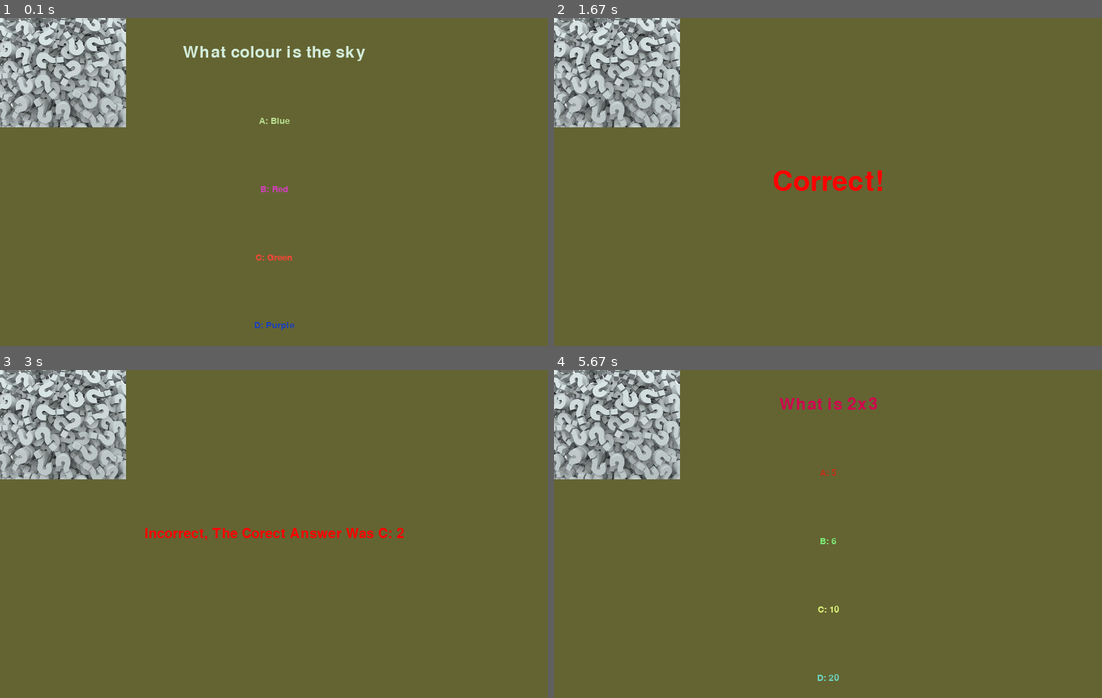
Above: before the commit, frames 1-4 (two rows, left to right).
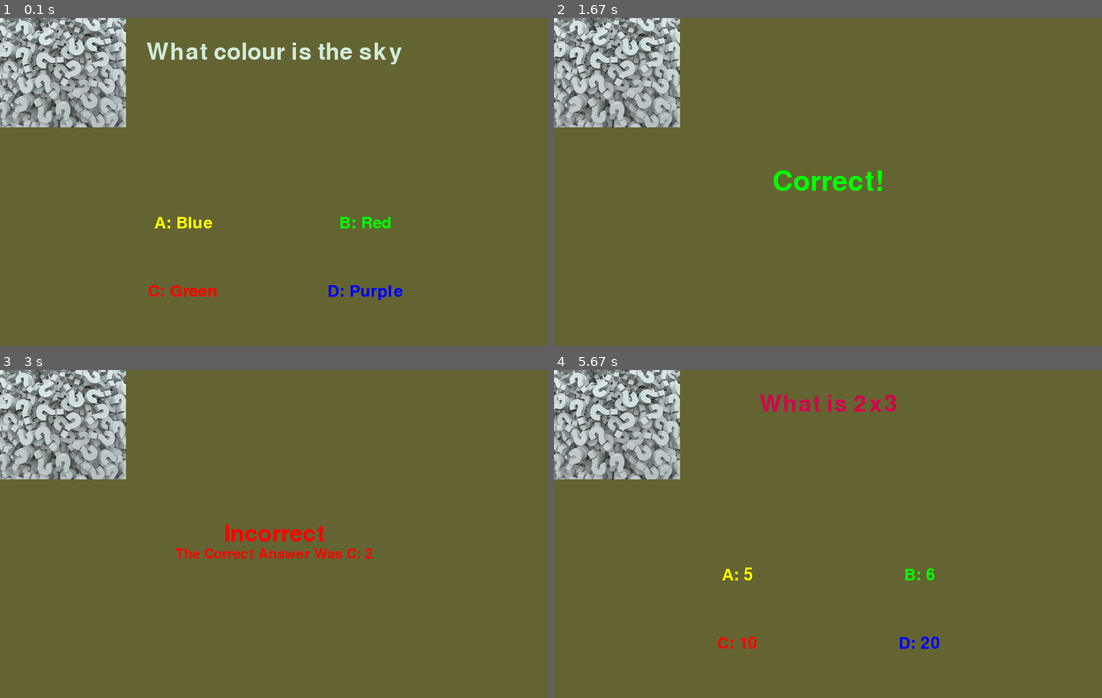
Above: after the commit, the same moments.

Repository: danielchriscarter/PiRight
Game: pygame game, started from main_code.py
Same seed, same stepped clock (60 frames per second), same inputs: the game is played once before the commit and once after it.
Inputs:
- Up to frame 1 (0.1 s): no input
- Up to frame 2 (1.67 s): tap D at 0.33 s; tap A at 0.67 s
- Up to frame 3 (3 s): tap Enter at 2 s; tap B at 2.33 s
- Up to frame 4 (5.67 s): tap C at 3.83 s; tap Enter at 5.33 s

The runs differ from the first frame. In frame 1, 2.1% of the frame differs, in the area x 26-74%, y 7-96%; in frame 2, 0.6%; in frame 3, 1.3%; in frame 4, 1.2%.

Commit message:
Modified display format

Diff:
--- a/pygame_output.py
+++ b/pygame_output.py
@@ -97,9 +97,10 @@
                     self.DisplayQuestion(index, colours)
                 else:
                     if self.quiz.questions[index].checkAnswer():
-                        self.DisplayText("Correct!", 60, (255,0,0), x=self.width/2, y=self.height/2)
+                        self.DisplayText("Correct!", 60, (0,255,0), x=self.width/2, y=self.height/2)
                     else:
-                        self.DisplayText("Incorrect, The Corect Answer Was " + self.quiz.questions[index].printCorrectAnswer(), 30, (255,0,0), x=self.width/2, y=self.height/2)
+                        self.DisplayText("Incorrect", 50, (255,0,0), x=self.width/2, y=self.height/2)
+                        self.DisplayText("The Correct Answer Was " + self.quiz.questions[index].printCorrectAnswer(),  30, (255,0,0), x=self.width/2, y=self.height/2+30)
 
 
             pygame.display.update()
@@ -111,11 +112,11 @@
         self.screen.blit(text, textpos)
 
     def DisplayQuestion(self,index, colours):
-        self.DisplayText(self.quiz.questions[index].text,36, colours[0] ,x=self.width/2, y= 50)
-        self.DisplayText("A: " + self.quiz.questions[index].choices['a'], 20, colours[1],x=self.width/2, y=150)
-        self.DisplayText("B: " + self.quiz.questions[index].choices['b'], 20, colours[2],x=self.width/2, y=250)
-        self.DisplayText("C: " + self.quiz.questions[index].choices['c'], 20, colours[3],x=self.width/2, y=350)
-        self.DisplayText("D: " + self.quiz.questions[index].choices['d'], 20, colours[4],x=self.width/2, y=450)
+        self.DisplayText(self.quiz.questions[index].text,50, colours[0] ,x=self.width/2, y= 50)
+        self.DisplayText("A: " + self.quiz.questions[index].choices['a'], 35, (255,255,0),x=self.width/3, y=300)
+        self.DisplayText("B: " + self.quiz.questions[index].choices['b'], 35, (0,255,0),x=2*self.width/3, y=300)
+        self.DisplayText("C: " + self.quiz.questions[index].choices['c'], 35, (255,0,0),x=self.width/3, y=400)
+        self.DisplayText("D: " + self.quiz.questions[index].choices['d'], 35, (0,0,255),x=2*self.width/3, y=400)
 
     def RandomiseColours(self, number):
         colours = []
